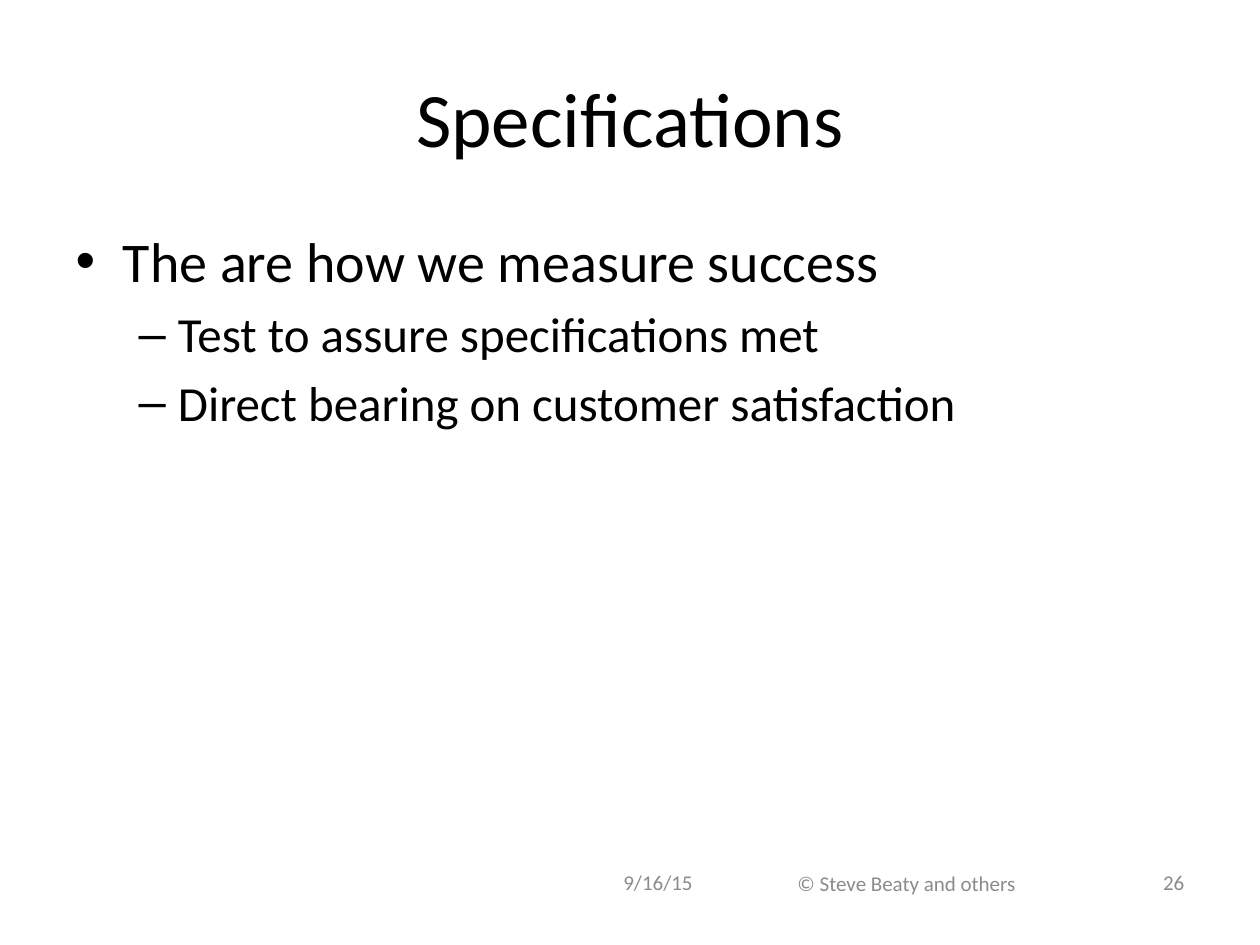
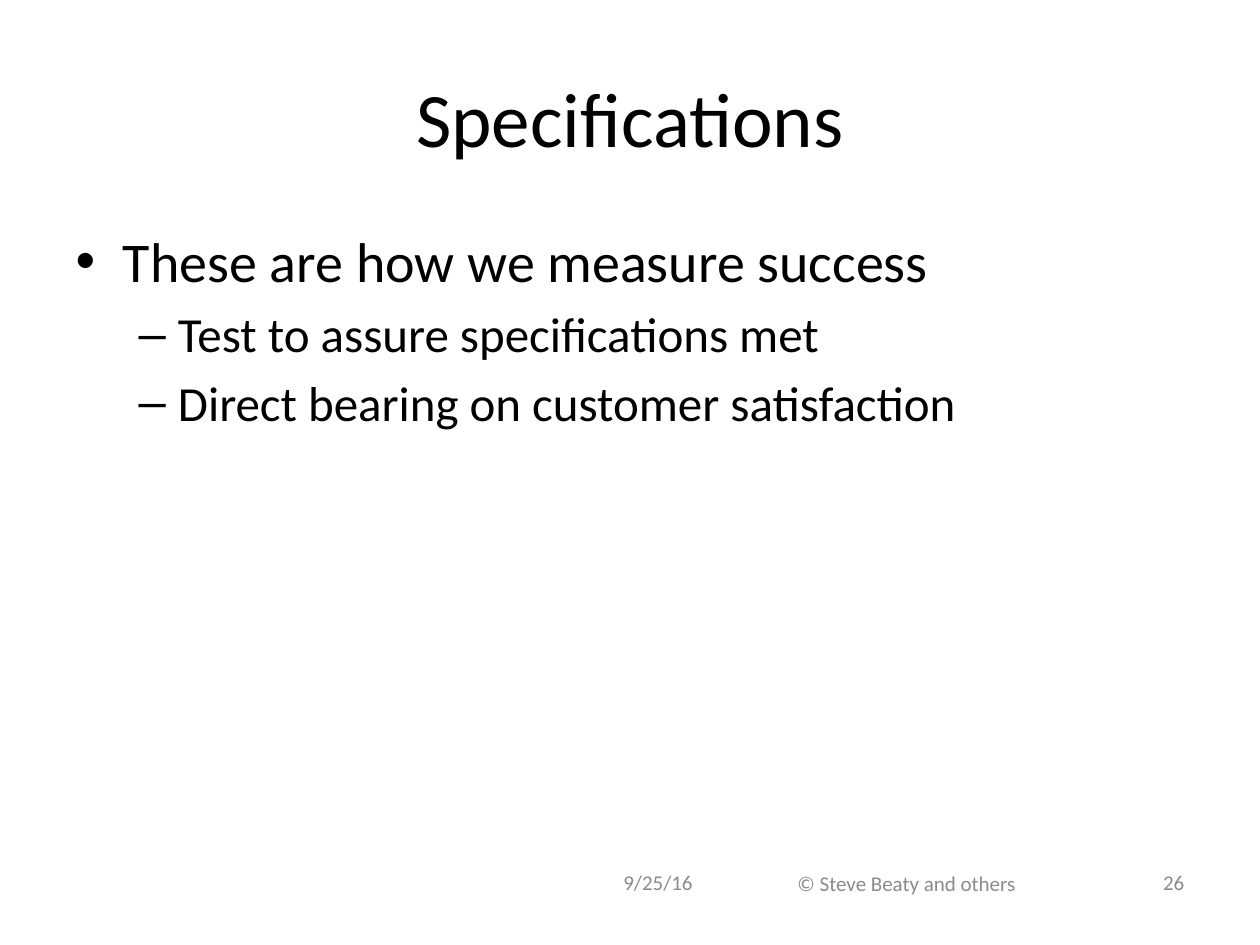
Before and after one commit to ivogeorg/cs1030, a slide deck: slide 26 of slides-steve/Chapter 08.pptx. Drawn at 1260x945 pixels with LibreOffice and Linux fonts; fonts in the diff are those of the drawing; background and template pictures are left out. Boxes give left, top, right and bottom in pixels: in the first picture for what was removed or moved away, otherwise in the second. Text is boxed around its words. In the diff, an @@ line names an element or a change of style, - is before the commit and + after.

```diff
--- a/slides-steve/Chapter 08.pptx
+++ b/slides-steve/Chapter 08.pptx
@@ text at (x1=123, y1=243, x2=928, y2=283): text changed @@
-• The are how we measure success
+• These are how we measure success
@@ text at (x1=623, y1=875, x2=692, y2=891): text changed @@
-9/16/15
+9/25/16
```
Also in this commit, not shown: 62 other slides changed, 1 slide added, 1 other file.
